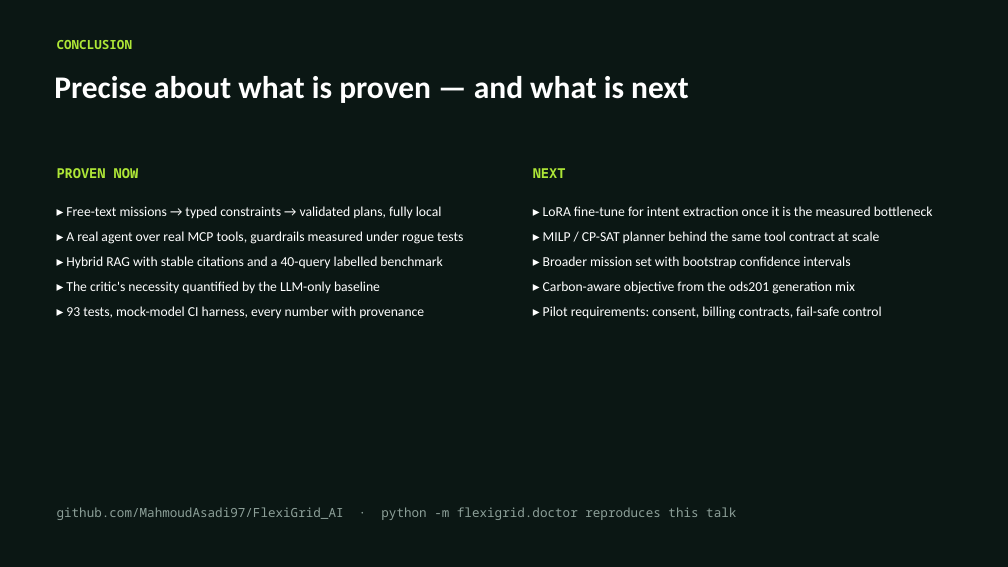
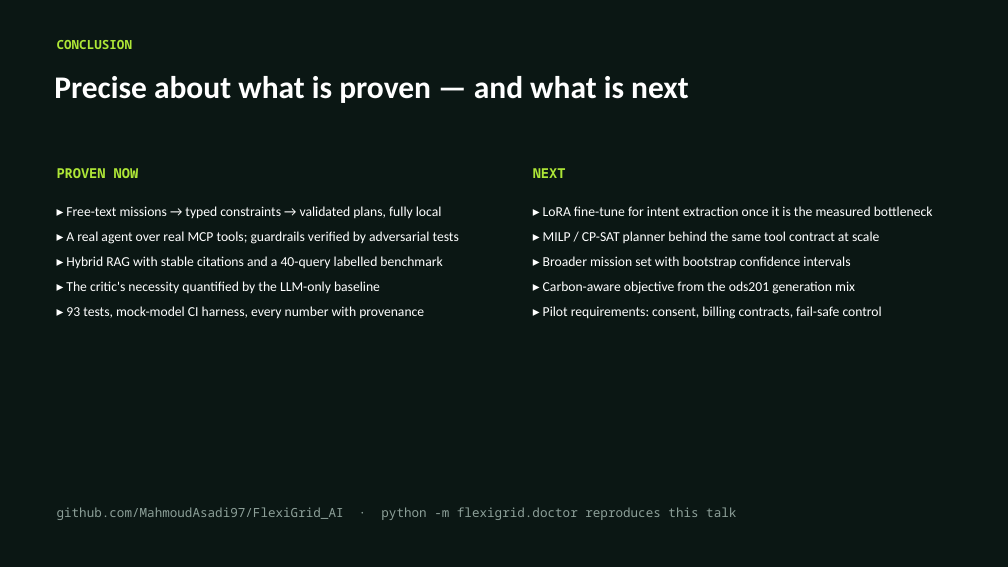
Before and after one commit to MahmoudAsadi97/FlexiGrid_AI, a slide deck: slide 9 of deliverables/FlexiGrid_AI_Defense_Deck.pptx. Drawn at 1008x567 pixels with LibreOffice and Linux fonts; fonts in the diff are those of the drawing. Boxes give left, top, right and bottom in pixels: in the first picture for what was removed or moved away, otherwise in the second. Text is boxed around its words. In the diff, an @@ line names an element or a change of style, - is before the commit and + after.

```diff
--- a/deliverables/FlexiGrid_AI_Defense_Deck.pptx
+++ b/deliverables/FlexiGrid_AI_Defense_Deck.pptx
@@ text at (66,231,459,244): text changed @@
-▸ A real agent over real MCP tools, guardrails measured under rogue tests
+▸ A real agent over real MCP tools; guardrails verified by adversarial tests
```
Also in this commit, not shown: 5 other slides changed, 11 other files.
